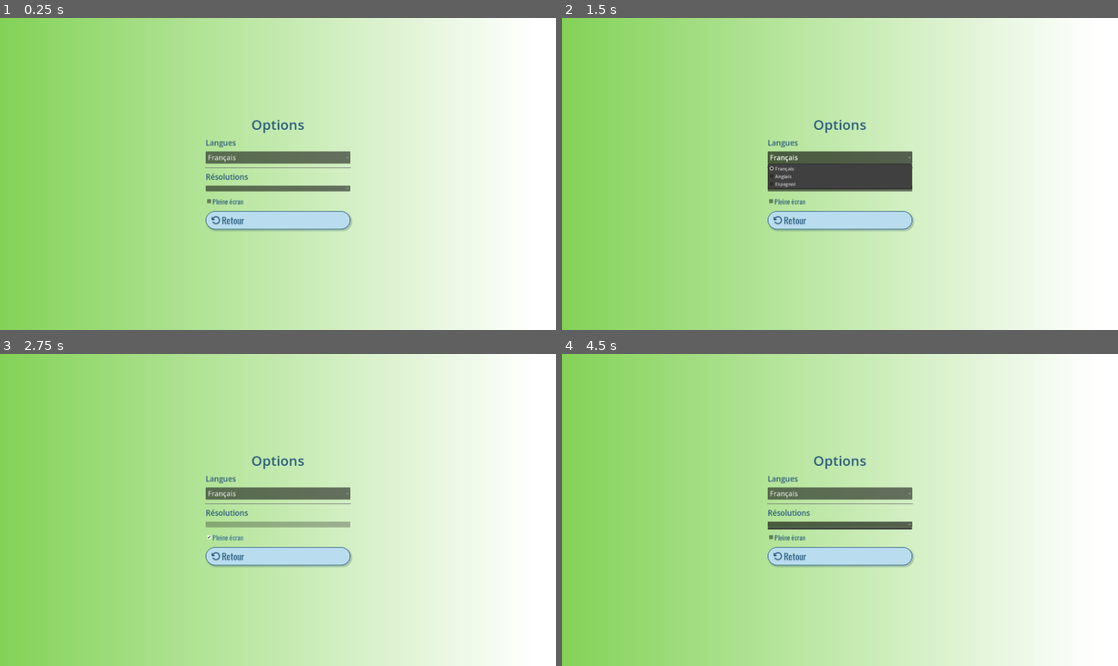
Above: before the commit, frames 1-4 (two rows, left to right).
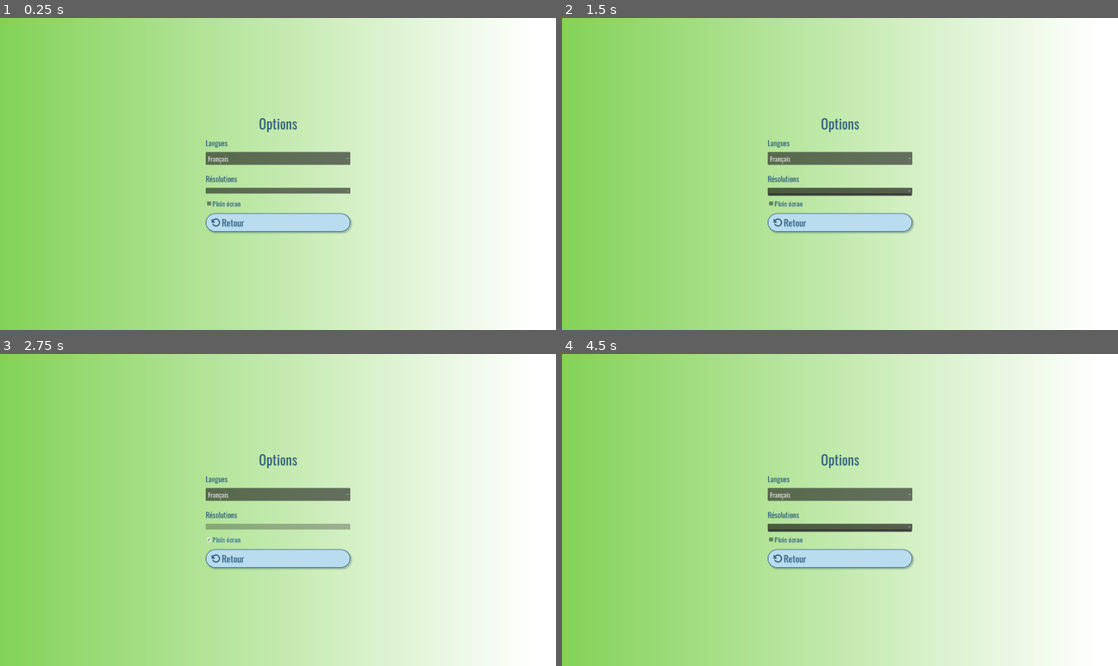
Above: after the commit, the same moments.

Repository: Turnute/PolyFold
Game: Godot game, scene res://scenes/interfaces/Settings.tscn
Same seed, same stepped clock (60 frames per second), same inputs: the game is played once before the commit and once after it. This scene is started directly instead of the project's main scene.
Inputs (mouse positions are in pixels of both pictures, inside the frame that each line leads up to):
- Up to frame 1 (0.25 s): no input
- Up to frame 2 (1.5 s): click "Français" at 0.5 s; click (840, 189) at 1.25 s
- Up to frame 3 (2.75 s): click "Pleine écran" (after the commit: "Plein écran") at 2 s
- Up to frame 4 (4.5 s): click "Français" at 2.75 s; click "Pleine écran" (after the commit: "Plein écran") at 3.5 s; click (840, 525) at 4.25 s

The runs differ from the first frame. In frame 1, 2.1% of the frame differs, in the area x 36-64%, y 32-70%; in frame 2, 3.8%; in frame 3, 2.0%; in frame 4, 2.2%.

Commit message:
fix UI

Diff:
--- a/polyfold/default_bus_layout.tres
+++ /dev/null
@@ -1,4 +0,0 @@
-[gd_resource type="AudioBusLayout" format=3 uid="uid://dpp2v3er0nsy3"]
-
-[resource]
-bus/0/volume_db = -3.4544535
--- a/polyfold/localization/translations.csv
+++ b/polyfold/localization/translations.csv
@@ -21,7 +21,8 @@
 ES,Espagnol,Spanish,Español
 OPTION_LABEL_LANG,Langues,Langages,
 OPTION_LABEL_RES,Résolutions,Resolutions,
-OPTION_CHECK_FULLSCREEN,Pleine écran,Fullscreen,
+OPTION_LABEL_COMMAND,Commandes,Keybinds,
+OPTION_CHECK_FULLSCREEN,Plein écran,Fullscreen,
 OPTION_CHECK_WINDOWED,Fenêtré,Windowed,
 BACK,Retour,Back,
 HELP_TITLE,Comment jouer ?,How to play ?,
--- a/polyfold/prefabs/interfaces/error_popup.tscn
+++ b/polyfold/prefabs/interfaces/ErrorPopup.tscn
@@ -1,6 +1,7 @@
 [gd_scene format=3 uid="uid://cm0y27vt5s30"]
 
-[ext_resource type="FontFile" uid="uid://cufs7q6thkobs" path="res://assets/fonts/Oswald-VariableFont_wght.ttf" id="1_ud6hu"]
+[ext_resource type="FontFile" uid="uid://bi2jok75ve7nd" path="res://assets/fonts/Oswald-VariableFont_wght.ttf" id="1_87okg"]
+[ext_resource type="Script" uid="uid://mvp2vgatp0o8" path="res://scripts/interfaces/error_popup.gd" id="1_05581"]
 
 [sub_resource type="StyleBoxFlat" id="StyleBoxFlat_l2mhy"]
 content_margin_left = 15.0
@@ -61,6 +62,7 @@
 anchor_bottom = 1.0
 grow_horizontal = 0
 grow_vertical = 0
+script = ExtResource("1_05581")
 
 [node name="PanelContainer" type="PanelContainer" parent="." unique_id=194855398]
 layout_mode = 1
--- a/polyfold/project.godot
+++ b/polyfold/project.godot
@@ -46,7 +46,7 @@
 "unescape_translations": true
 }
 svg={
-&"base_scale": 3.0
+"importer": "dpi_texture"
 }
 
 [internationalization]
--- a/polyfold/scenes/interfaces/Menu.tscn
+++ b/polyfold/scenes/interfaces/Menu.tscn
@@ -1,11 +1,12 @@
 [gd_scene format=3 uid="uid://b7sw2hgh0fhef"]
 
-[ext_resource type="Script" uid="uid://dehfwyr45whwl" path="res://scripts/interfaces/Menu.gd" id="1_ac62s"]
-[ext_resource type="Texture2D" uid="uid://bdqqw8wj4jjxh" path="res://assets/img/polycube.png" id="1_vgc6r"]
-[ext_resource type="FontFile" uid="uid://cufs7q6thkobs" path="res://assets/fonts/Oswald-VariableFont_wght.ttf" id="2_nn3se"]
-[ext_resource type="Texture2D" uid="uid://cmteo4xtody7l" path="res://assets/icons/cog.svg" id="3_nn3se"]
-[ext_resource type="Texture2D" uid="uid://bm27n0tgk0fja" path="res://assets/icons/play.svg" id="4_ac62s"]
+[ext_resource type="Script" uid="uid://dehfwyr45whwl" path="res://scripts/interfaces/menu.gd" id="1_ac62s"]
+[ext_resource type="Texture2D" uid="uid://dc26v3qr3x5g2" path="res://assets/img/polycube.png" id="1_vgc6r"]
+[ext_resource type="FontFile" uid="uid://bi2jok75ve7nd" path="res://assets/fonts/Oswald-VariableFont_wght.ttf" id="2_nn3se"]
+[ext_resource type="Texture2D" uid="uid://bydir01fx200c" path="res://assets/icons/cog.svg" id="3_nn3se"]
+[ext_resource type="Texture2D" uid="uid://cjodlp5gky7ka" path="res://assets/icons/play.svg" id="4_ac62s"]
 [ext_resource type="PackedScene" uid="uid://4s33upjasyn5" path="res://prefabs/interfaces/NavButton.tscn" id="5_ac62s"]
+[ext_resource type="Texture2D" uid="uid://6emt0ew4r8fi" path="res://assets/icons/doorway_exit.svg" id="6_04thv"]
 [ext_resource type="PackedScene" uid="uid://n1nupa36ocyr" path="res://prefabs/interfaces/HelpButton.tscn" id="8_04thv"]
 
 [sub_resource type="Gradient" id="Gradient_ac62s"]
@@ -17,11 +18,6 @@
 
 [sub_resource type="FontVariation" id="FontVariation_3db7w"]
 base_font = ExtResource("2_nn3se")
-
-[sub_resource type="DPITexture" id="DPITexture_nn3se"]
-_source = "<svg xmlns=\"http://www.w3.org/2000/svg\" width=\"16\" height=\"16\" fill=\"none\" viewBox=\"0 0 16 16\"><path fill=\"#ffffff\" d=\"M6 1a5 5 0 0 1 5 5H9a3 3 0 0 0-6 0v9H1V6a5 5 0 0 1 5-5M11 15H9v-3h2z\"/><path fill=\"#ffffff\" d=\"M11.293 6.293a1 1 0 0 1 1.414 0l2 2a1 1 0 0 1 0 1.414l-2 2a1 1 0 1 1-1.414-1.414l.293-.293H6a1 1 0 0 1 0-2h5.586l-.293-.293a1 1 0 0 1 0-1.414\"/></svg>"
-fix_alpha_border = true
-base_scale = 4.0
 
 [sub_resource type="StyleBoxLine" id="StyleBoxLine_nc8eo"]
 grow_begin = -10.0
@@ -112,7 +108,7 @@
 layout_mode = 2
 
 [node name="Icon" parent="MarginContainer/HBoxContainer/CenterContainer/VBoxContainer/QuitButton/MarginContainer/HBoxContainer" parent_id_path=PackedInt32Array(2014947329, 1873338246) index="0" unique_id=1591882090]
-texture = SubResource("DPITexture_nn3se")
+texture = ExtResource("6_04thv")
 
 [node name="Text" parent="MarginContainer/HBoxContainer/CenterContainer/VBoxContainer/QuitButton/MarginContainer/HBoxContainer" parent_id_path=PackedInt32Array(2014947329, 1873338246) index="1" unique_id=296136175]
 text = "BUTTON_QUIT"
--- a/polyfold/scenes/interfaces/Settings.tscn
+++ b/polyfold/scenes/interfaces/Settings.tscn
@@ -10,6 +10,36 @@
 
 [sub_resource type="GradientTexture1D" id="GradientTexture1D_w5dhp"]
 gradient = SubResource("Gradient_qoor0")
+
+[sub_resource type="FontVariation" id="FontVariation_hlm2k"]
+base_font = ExtResource("2_4rudf")
+
+[sub_resource type="LabelSettings" id="LabelSettings_llpt4"]
+font = SubResource("FontVariation_hlm2k")
+font_size = 48
+font_color = Color(0.17254902, 0.35686275, 0.4862745, 1)
+
+[sub_resource type="FontVariation" id="FontVariation_u8y58"]
+base_font = ExtResource("2_4rudf")
+
+[sub_resource type="LabelSettings" id="LabelSettings_7spiv"]
+font = SubResource("FontVariation_u8y58")
+font_size = 26
+font_color = Color(0.17254902, 0.35686275, 0.4862745, 1)
+
+[sub_resource type="FontVariation" id="FontVariation_u716c"]
+base_font = ExtResource("2_4rudf")
+
+[sub_resource type="FontVariation" id="FontVariation_mywkd"]
+base_font = ExtResource("2_4rudf")
+
+[sub_resource type="LabelSettings" id="LabelSettings_pcpot"]
+font = SubResource("FontVariation_mywkd")
+font_size = 26
+font_color = Color(0.17254902, 0.35686275, 0.4862745, 1)
+
+[sub_resource type="FontVariation" id="FontVariation_otiot"]
+base_font = ExtResource("2_4rudf")
 
 [sub_resource type="FontVariation" id="FontVariation_4rudf"]
 base_font = ExtResource("2_4rudf")
@@ -45,6 +75,21 @@
 unique_name_in_owner = true
 layout_mode = 2
 
+[node name="Title" parent="CenterContainer/SettingsPanel/MarginContainer/VBoxContainer" parent_id_path=PackedInt32Array(806210726, 556982979) index="0" unique_id=1850417253]
+label_settings = SubResource("LabelSettings_llpt4")
+
+[node name="LangLabel" parent="CenterContainer/SettingsPanel/MarginContainer/VBoxContainer" parent_id_path=PackedInt32Array(806210726, 556982979) index="1" unique_id=1085991999]
+label_settings = SubResource("LabelSettings_7spiv")
+
+[node name="LangSelect" parent="CenterContainer/SettingsPanel/MarginContainer/VBoxContainer" parent_id_path=PackedInt32Array(806210726, 556982979) index="2" unique_id=1083023603]
+theme_override_fonts/font = SubResource("FontVariation_u716c")
+
+[node name="ResLabel" parent="CenterContainer/SettingsPanel/MarginContainer/VBoxContainer" parent_id_path=PackedInt32Array(806210726, 556982979) index="4" unique_id=1991952277]
+label_settings = SubResource("LabelSettings_pcpot")
+
+[node name="ResSelect" parent="CenterContainer/SettingsPanel/MarginContainer/VBoxContainer" parent_id_path=PackedInt32Array(806210726, 556982979) index="5" unique_id=716209483]
+theme_override_fonts/font = SubResource("FontVariation_otiot")
+
 [node name="FullscreenCheck" parent="CenterContainer/SettingsPanel/MarginContainer/VBoxContainer" parent_id_path=PackedInt32Array(806210726, 556982979) index="6" unique_id=826618835]
 theme_override_colors/font_focus_color = Color(0.24705882, 0.49803922, 0.6666667, 1)
 theme_override_colors/font_pressed_color = Color(0.11764706, 0.27058825, 0.3764706, 1)
--- a/polyfold/scripts/interfaces/error_popup.gd
+++ b/polyfold/scripts/interfaces/error_popup.gd
@@ -1,7 +1,7 @@
 class_name ErrorPopup
 extends Control
 
-const POPUP = preload("res://prefabs/interfaces/error_popup.tscn")
+const POPUP = preload("res://prefabs/interfaces/ErrorPopup.tscn")
 
 ## Create an error popup and return it.
 ## [br][br]
Not shown, changed: polyfold/Assets/fonts/Oswald-VariableFont_wght.ttf.import
Not shown, changed: polyfold/Assets/icons/arrow_clockwise.svg.import
Not shown, changed: polyfold/Assets/icons/arrow_counterclockwise.svg.import
Not shown, changed: polyfold/Assets/icons/arrow_right.svg.import
Not shown, changed: polyfold/Assets/icons/bullseye.svg.import
Not shown, changed: polyfold/Assets/icons/checkmark.svg.import
Not shown, changed: polyfold/Assets/icons/cog.svg.import
Not shown, changed: polyfold/Assets/icons/doorway_exit.svg.import
Not shown, changed: polyfold/Assets/icons/info.svg.import
Not shown, changed: polyfold/Assets/icons/pause.svg.import
Not shown, changed: polyfold/Assets/icons/play.svg.import
Not shown, changed: polyfold/Assets/icons/stopwatch.svg.import
(and 18 more such lines)
